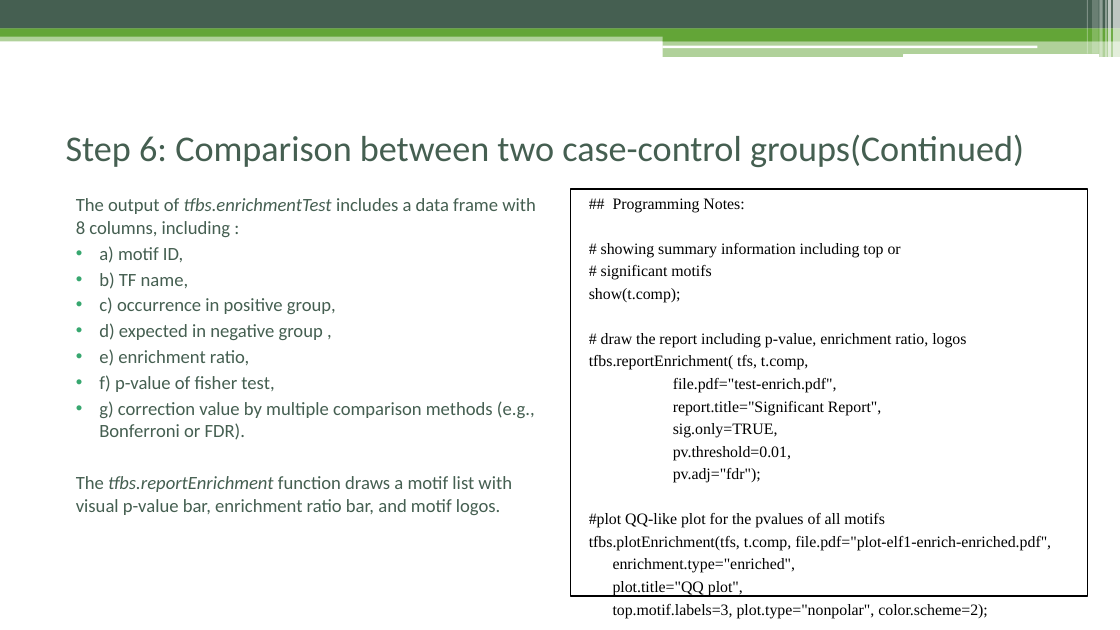
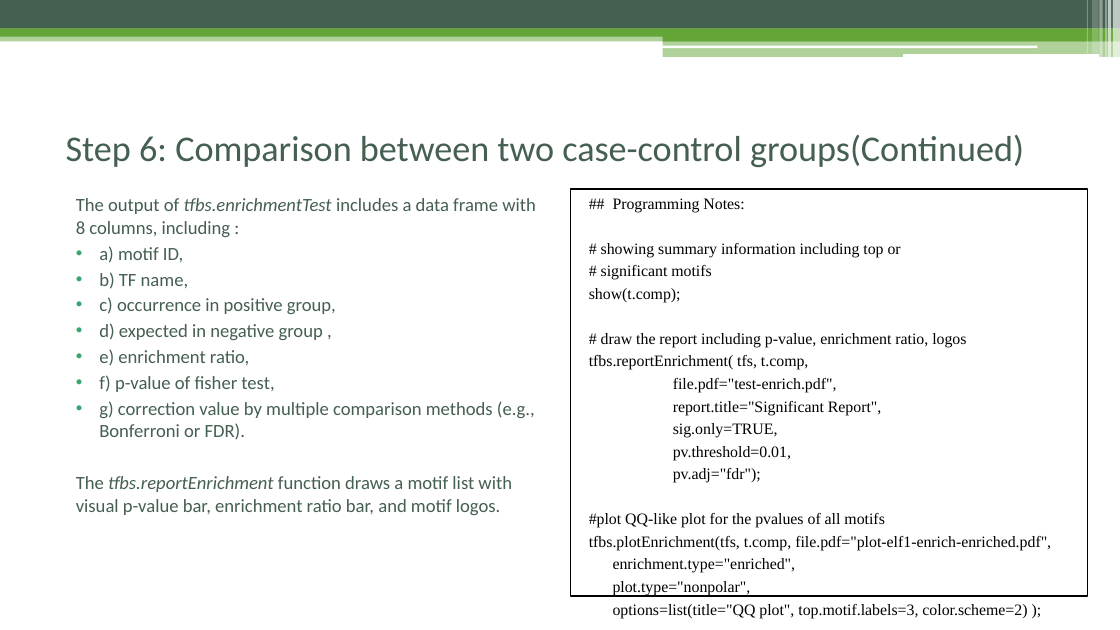
Before and after one commit to Danko-Lab/rtfbs_db, a slide deck: slide 27 of rtfbsdb-tutorial.pptx. Drawn at 1120x630 pixels with LibreOffice and Linux fonts; fonts in the diff are those of the drawing. Boxes give left, top, right and bottom in pixels: in the first picture for what was removed or moved away, otherwise in the second. Text is boxed around its words. In the diff, an @@ line names an element or a change of style, - is before the commit and + after.

Commit message:
Update documents for QQ-like plot

```diff
--- a/rtfbsdb-tutorial.pptx
+++ b/rtfbsdb-tutorial.pptx
@@ text in rectangle at (x1=613, y1=581, x2=1027, y2=619): text changed @@
-plot.title="QQ plot",
-top.motif.labels=3, plot.type="nonpolar", color.scheme=2);
+plot.type="nonpolar",
+options=list(title="QQ plot", top.motif.labels=3, color.scheme=2) );
```
Also in this commit, not shown: 1 other slide changed, 4 other files.
